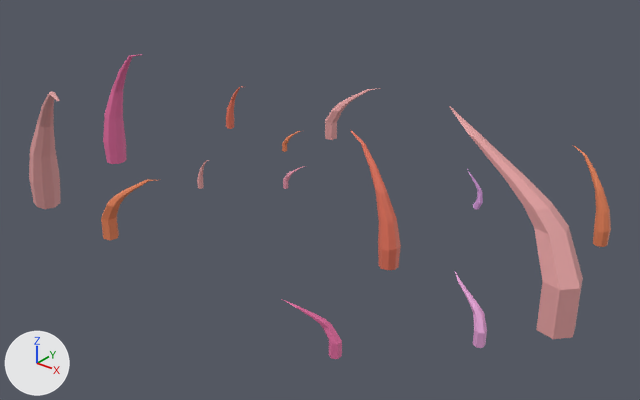
The glTF model Final/assets/tree.gltf, before and after one commit.
Before and after are seen from a camera (50 mm lens) standing at (98.6, -128.6, 82.1) and looking at (5.2, -11.9, 9.8). The axes (+X, +Y, +Z) are drawn at lower left. The lights are the same throughout. Where no turn or scale is listed for an object, it has been applied to the vertices.
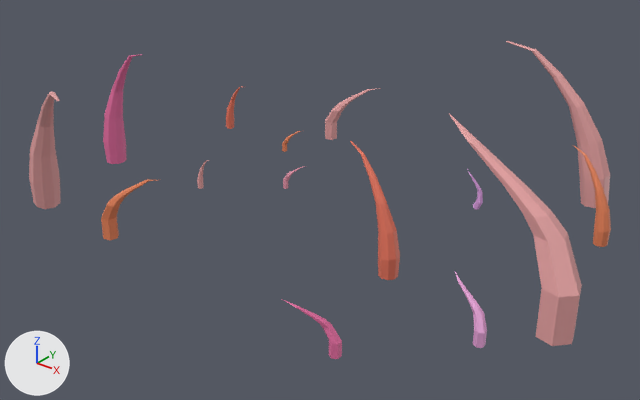
Boxes [x1, y1, x2, y2] around the edits, measured in the pictures (640 x 400 px):
'Circle.003', moved
    before: [449, 106, 583, 339]
    after: [449, 114, 582, 346]
'Circle.005', added (pink)
    after: [506, 41, 610, 208]
'Circle.018', moved
    before: [350, 131, 401, 270]
    after: [350, 141, 400, 280]

Edits to the bpy script that builds the scene:
```text
Add me_circle_001:
    me_circle_001.from_pydata(...)  # 137 vertices, 254 faces; spans x -20.4..2.6, y -4.9..2.7, z -0.3..30.6
    me_circle_001.materials.append(mat_material_010)  # pink #e7a3a3
Change ob_circle_003:
    ob_circle_003.location: (55.5, -16.9, 5.1) -> (55.5, -16.9, 3.8)
Change ob_circle_018:
    ob_circle_018.location: (26.2, -19.6, 6.8) -> (26.2, -19.6, 4.9)
Add ob_circle_005:
    ob_circle_005 = bpy.data.objects.new('Circle.005', me_circle_001)
    ob_circle_005.location = (41.5, 30.8, 4.1)
```
